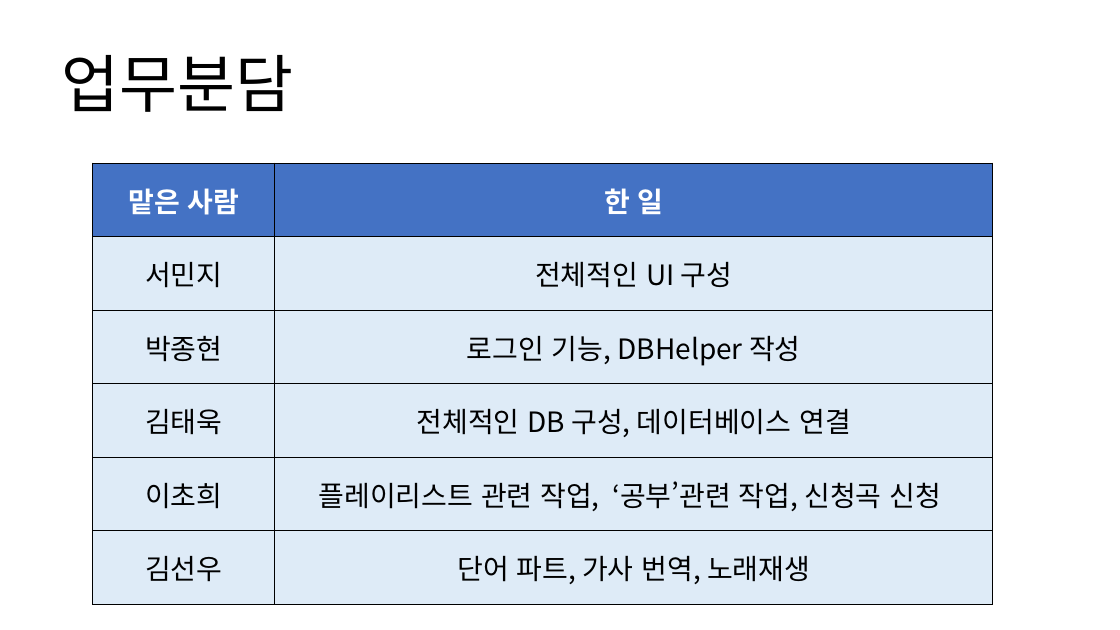
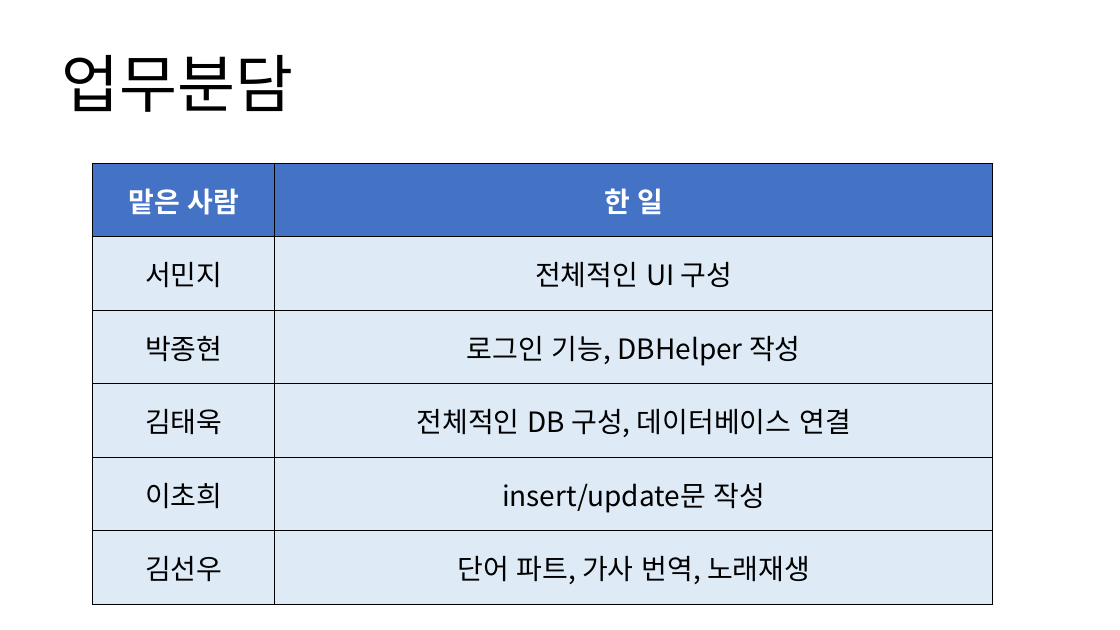
Before and after one commit to Github-AppData/SAJO, a slide deck: slide 2 of Documents/SAJO.pptx. Drawn at 1120x630 pixels with LibreOffice and Linux fonts; fonts in the diff are those of the drawing. Boxes give left, top, right and bottom in pixels: in the first picture for what was removed or moved away, otherwise in the second. Text is boxed around its words. In the diff, an @@ line names an element or a change of style, - is before the commit and + after.

Commit message:
Revision: ppt

```diff
--- a/Documents/SAJO.pptx
+++ b/Documents/SAJO.pptx
@@ table at [92,163,993,604] @@
-row 5, column 2: 플레이리스트 관련 작업, ‘공부’관련 작업, 신청곡 신청
+row 5, column 2: insert/update문 작성
```
